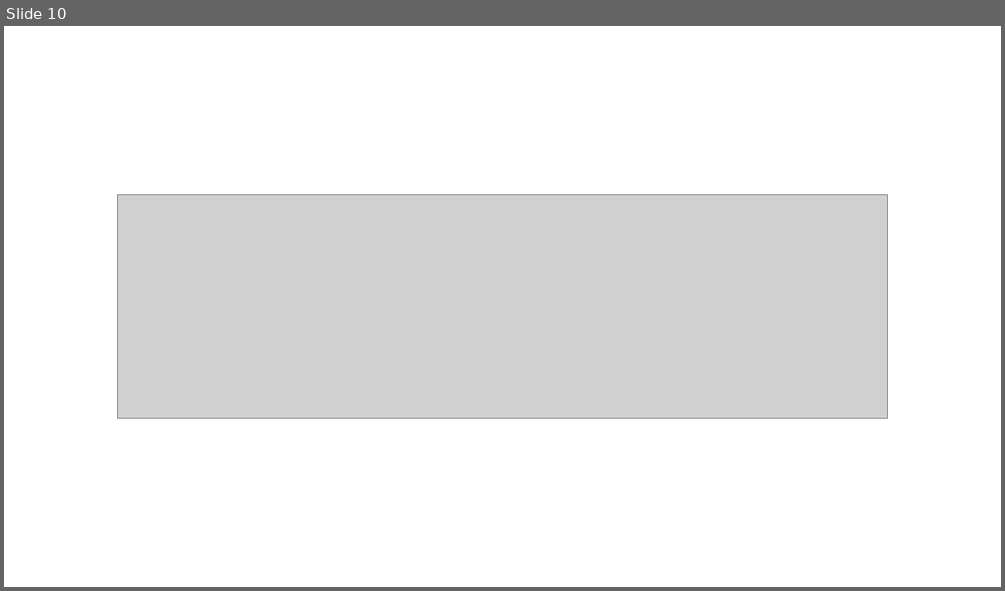
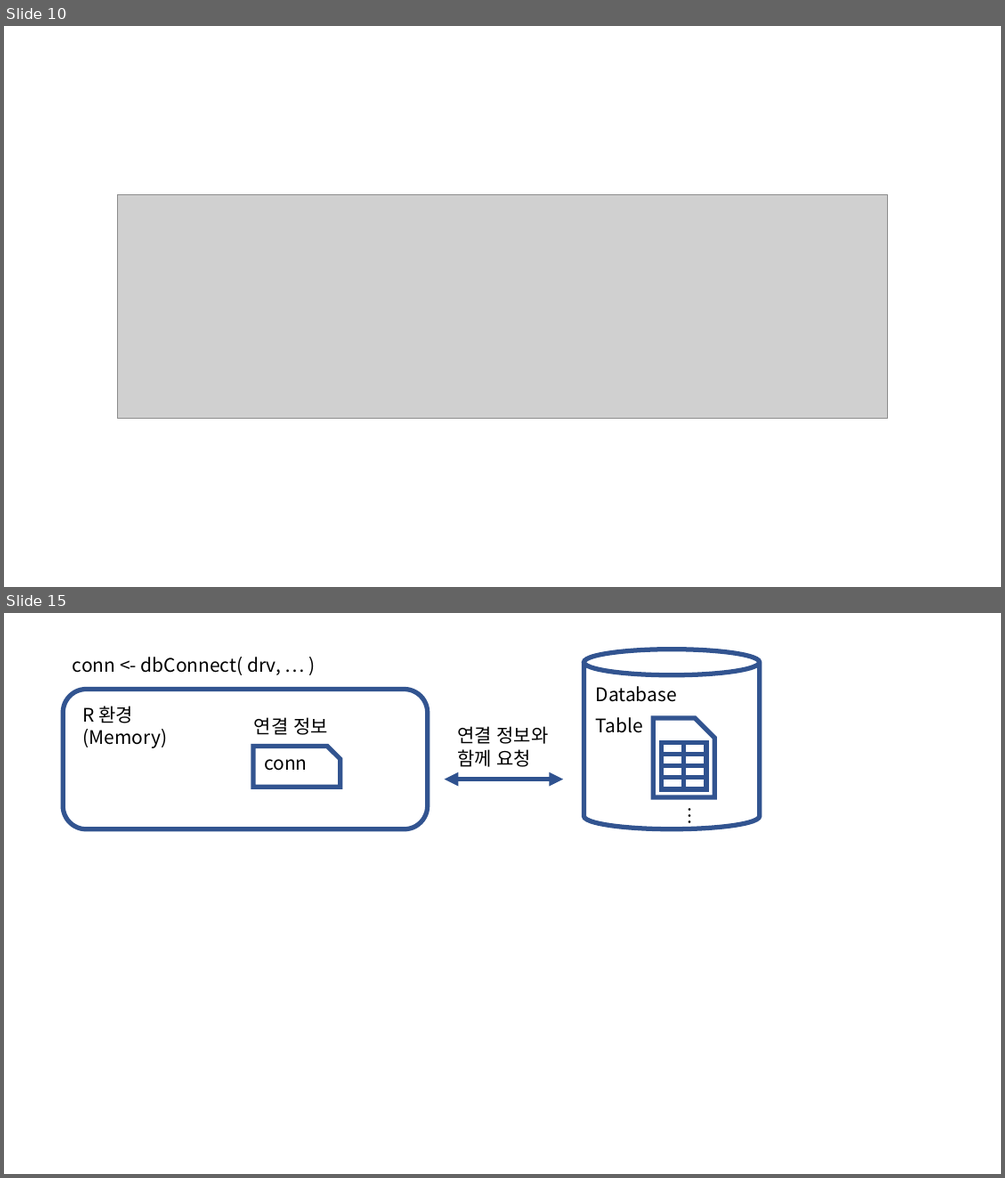
Before and after one commit to mrchypark/dabrp_classnote3, a slide deck: img/images.pptx. Shown one above the other, each under a label of ours: slide 10 before the commit, slides 10 and 15 after it; the slides between them are not shown. The pictures are 1005x591 and 1005x1178 pixels, drawn with LibreOffice and Linux fonts; fonts in the diff are those of the drawing; grey boxes stand for pictures. Boxes give left, top, right and bottom in pixels: in the first picture for what was removed or moved away, otherwise in the second. Text is boxed around its words. In the diff, an @@ line names an element or a change of style, - is before the commit and + after.

```diff
--- a/img/images.pptx
+++ b/img/images.pptx
@@ slide 15 added at [4,613,1001,1174], background #FFFFFF @@
@@ text added at [73,657,281,675], 18 pt, text #000000 @@
+conn <- dbConnect( drv, … )
@@ cylinder added at [584,649,760,829], outline #325491 4.5 pt @@
@@ rounded rectangle added at [63,690,428,829], outline #325491 4.5 pt @@
@@ text added at [596,686,677,702], 18 pt, text #000000 @@
+Database
@@ text added at [82,706,167,748], 18 pt, text #000000 @@
+R 환경
+(Memory)
@@ text added at [254,717,328,735], 18 pt, text #000000 @@
+연결 정보
@@ text added at [596,717,643,733], 18 pt, text #000000 @@
+Table
@@ text added at [457,726,549,767], 18 pt, text #000000 @@
+연결 정보와
+함께 요청
@@ snip rect added at [253,747,340,787], outline #325491 4.5 pt @@
@@ text added at [264,759,307,771], 18 pt, text #000000 @@
+conn
@@ double arrow added from (445, 779) to (563, 779), #2F528F 4.5 pt @@
@@ text added at [675,799,704,832], 18 pt, text #000000 @@
+…
@@ group added at [653,718,714,798]: 8 rectangles, 1 snip rect @@
```
Also in this commit, not shown: 4 other slides added, 4 other files.
